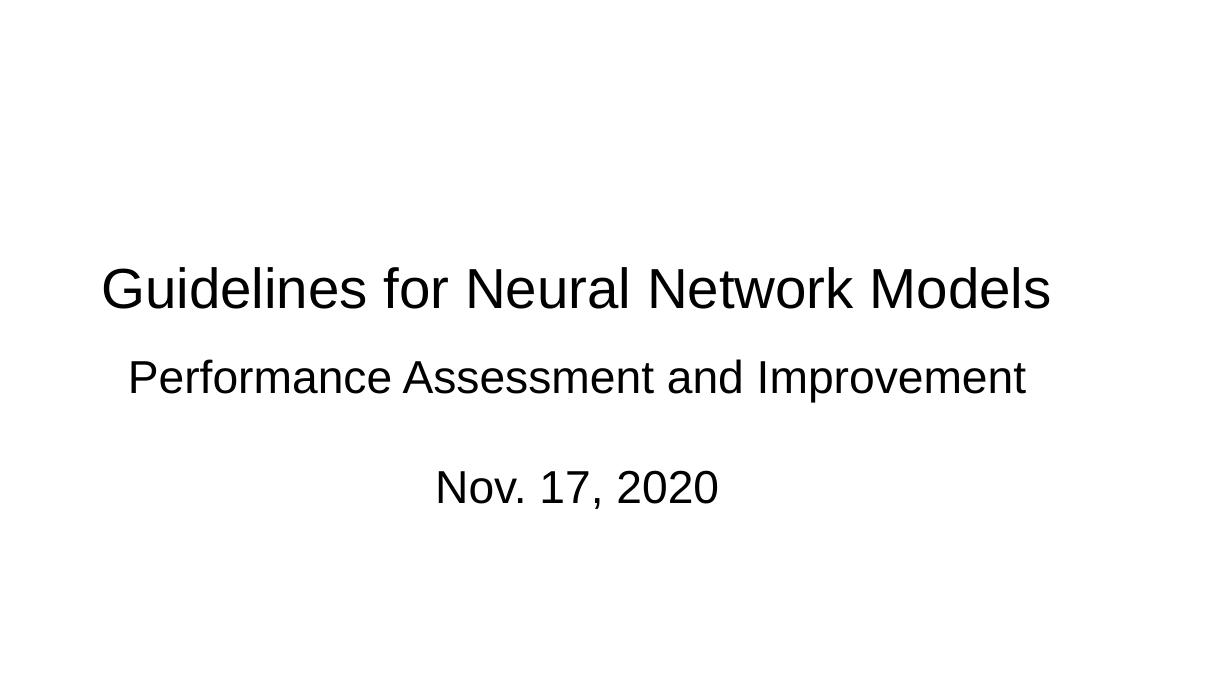
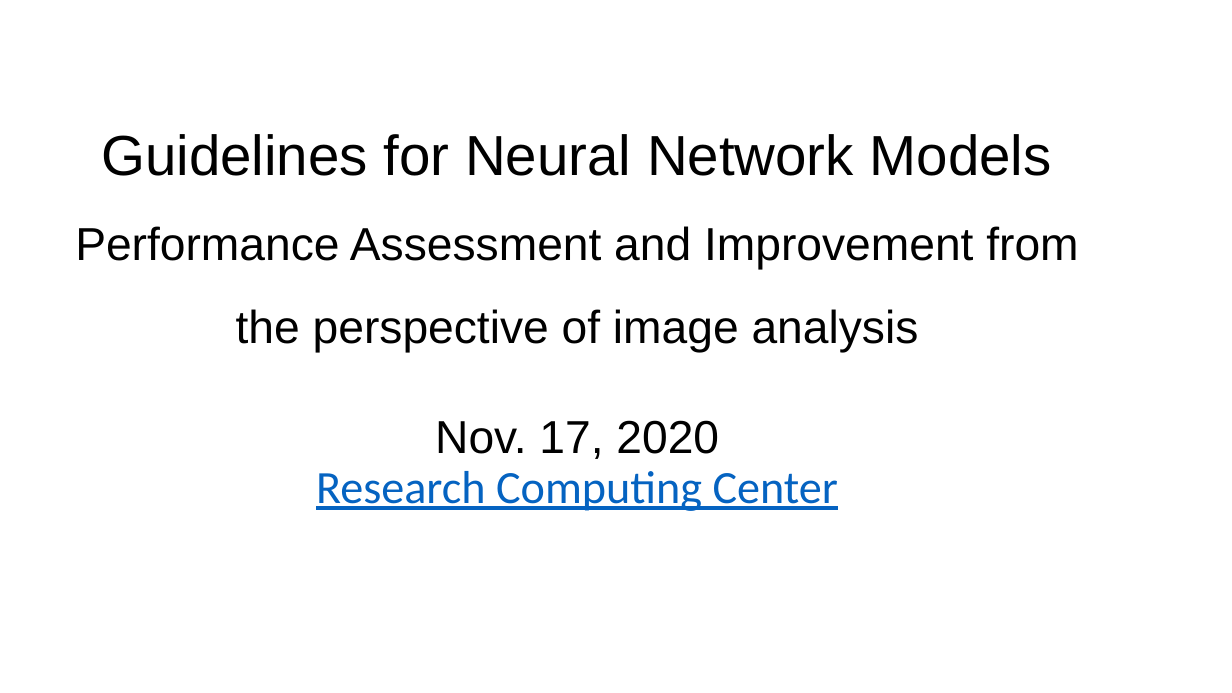
Before and after one commit to rcc-uchicago/Guidelines_Neura_Network_Model_Performance, a slide deck: slide 1 of workshop_Performance_111720a.pptx. Drawn at 1232x693 pixels with LibreOffice and Linux fonts; fonts in the diff are those of the drawing. Boxes give left, top, right and bottom in pixels: in the first picture for what was removed or moved away, otherwise in the second. Text is boxed around its words. In the diff, an @@ line names an element or a change of style, - is before the commit and + after.

```diff
--- a/workshop_Performance_111720a.pptx
+++ b/workshop_Performance_111720a.pptx
@@ title at box(75, 134, 1078, 511): text changed @@
-Guidelines for Neural Network Models
-Performance Assessment and Improvement
-Nov. 17, 2020
+Guidelines for Neural Network Models
+Performance Assessment and Improvement from the perspective of image analysis
+Nov. 17, 2020
+Research Computing Center
```
